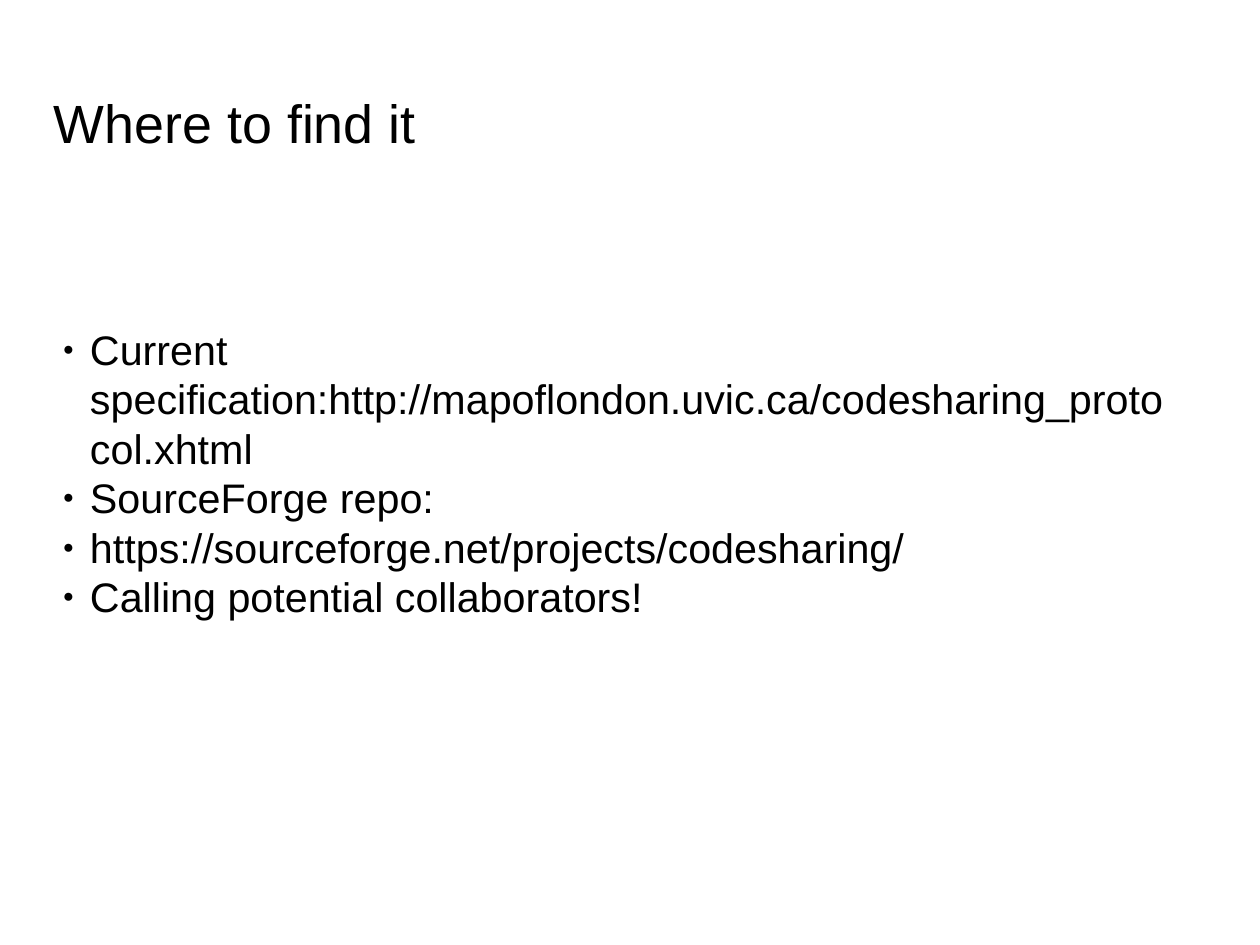
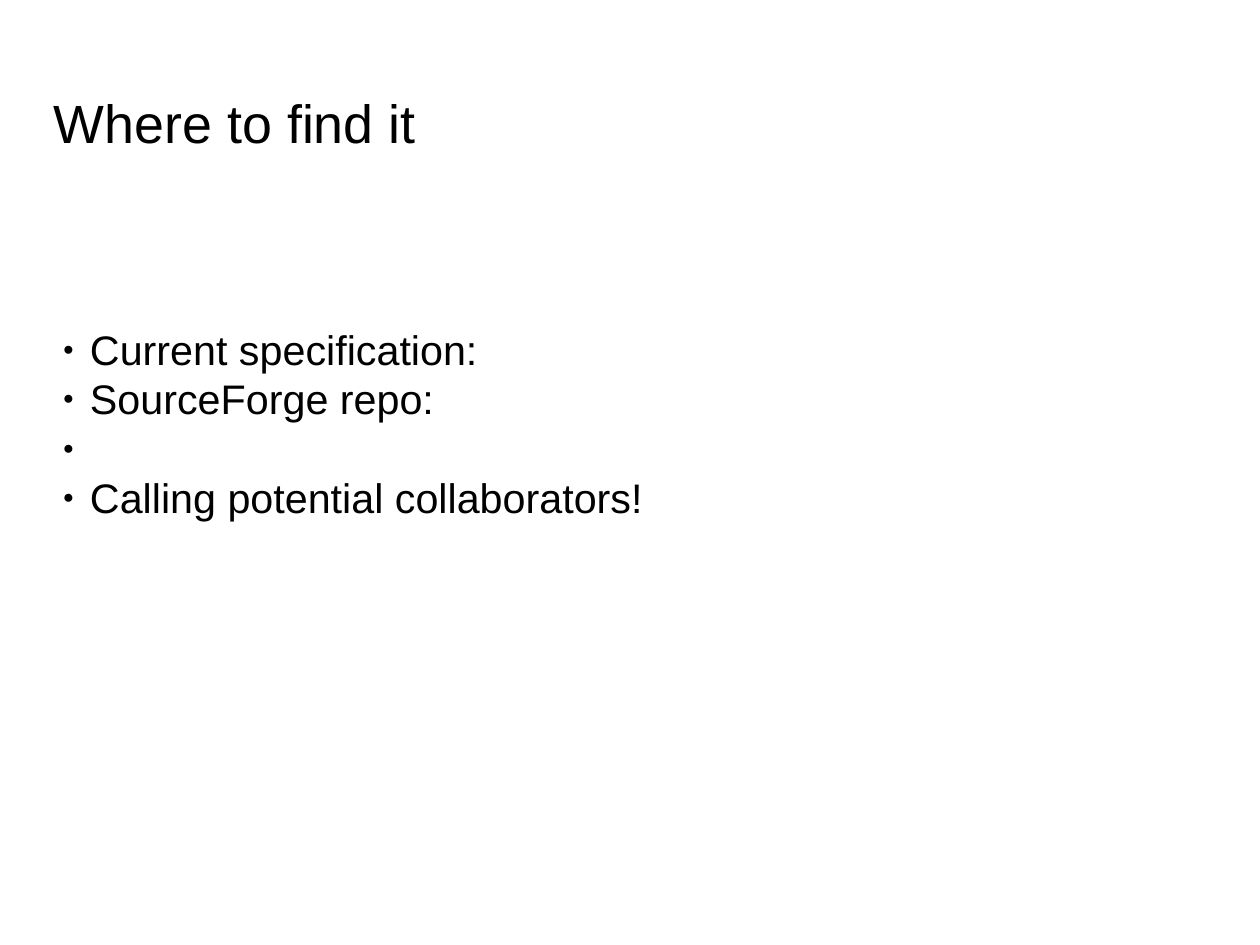
Before and after one commit to martindholmes/CodeSharing, a slide deck: slide 35 of presentations/codesharing_2014-10.pptx. Drawn at 1260x945 pixels with LibreOffice and Linux fonts; fonts in the diff are those of the drawing; background and template pictures are left out. Boxes give left, top, right and bottom in pixels: in the first picture for what was removed or moved away, otherwise in the second. Text is boxed around its words. In the diff, an @@ line names an element or a change of style, - is before the commit and + after.

```diff
--- a/presentations/codesharing_2014-10.pptx
+++ b/presentations/codesharing_2014-10.pptx
@@ text at box(90, 335, 477, 422): text changed @@
-● Current specification:http://mapoflondon.uvic.ca/codesharing_protocol.xhtml
-● SourceForge repo:
-  https://sourceforge.net/projects/codesharing/
+● Current specification:
+● SourceForge repo:
```
Also in this commit, not shown: 1 other slide changed, 2 other files.
